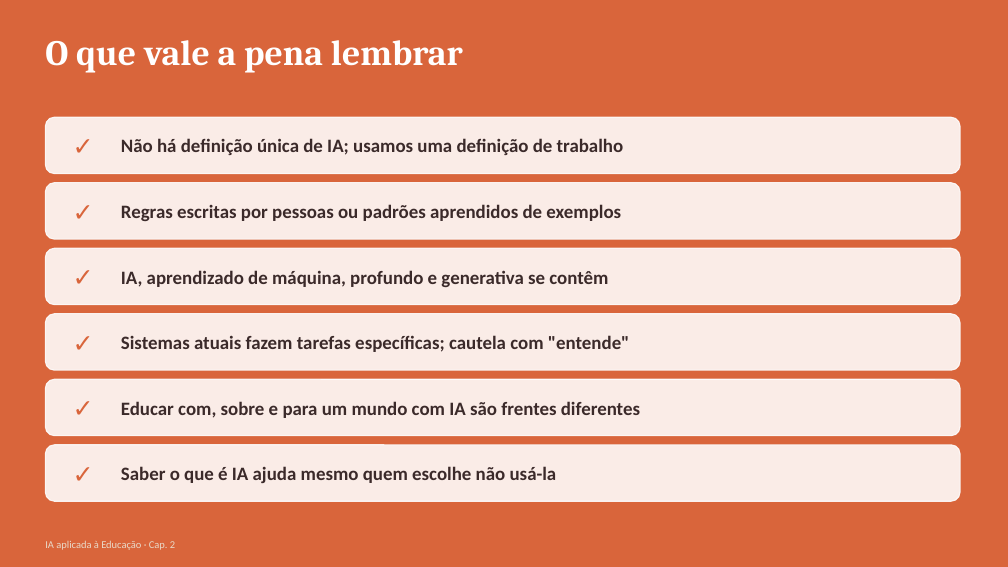
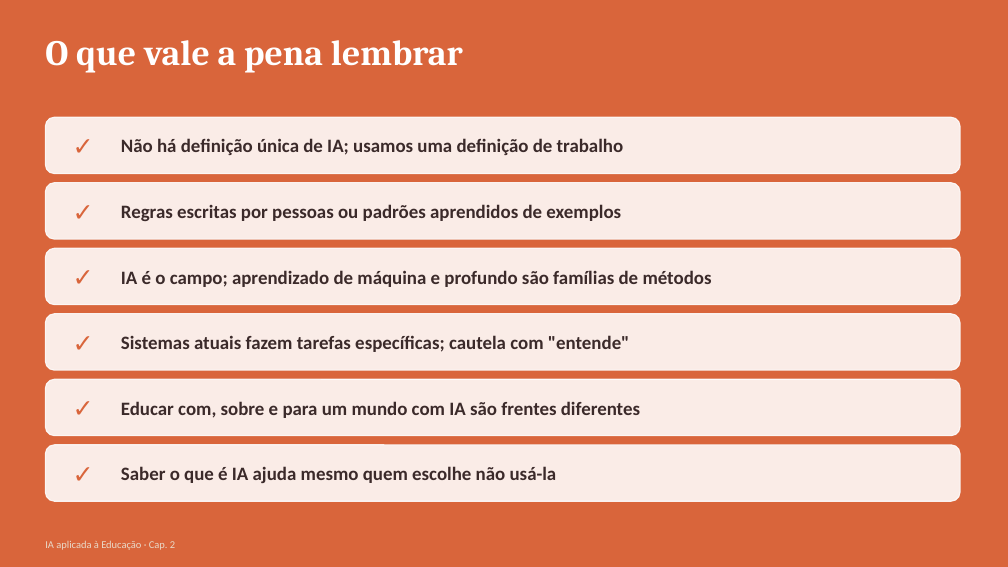
Before and after one commit to arakenmedeiros/claude, a slide deck: slide 22 of livro_ia_educacao/saida/pptx/Cap02_slides.pptx. Drawn at 1008x567 pixels with LibreOffice and Linux fonts; fonts in the diff are those of the drawing. Boxes give left, top, right and bottom in pixels: in the first picture for what was removed or moved away, otherwise in the second. Text is boxed around its words. In the diff, an @@ line names an element or a change of style, - is before the commit and + after.

```diff
--- a/livro_ia_educacao/saida/pptx/Cap02_slides.pptx
+++ b/livro_ia_educacao/saida/pptx/Cap02_slides.pptx
@@ text at [121, 270, 712, 287]: text changed @@
-IA, aprendizado de máquina, profundo e generativa se contêm
+IA é o campo; aprendizado de máquina e profundo são famílias de métodos
```
Also in this commit, not shown: 1 other slide changed, 40 other files.
